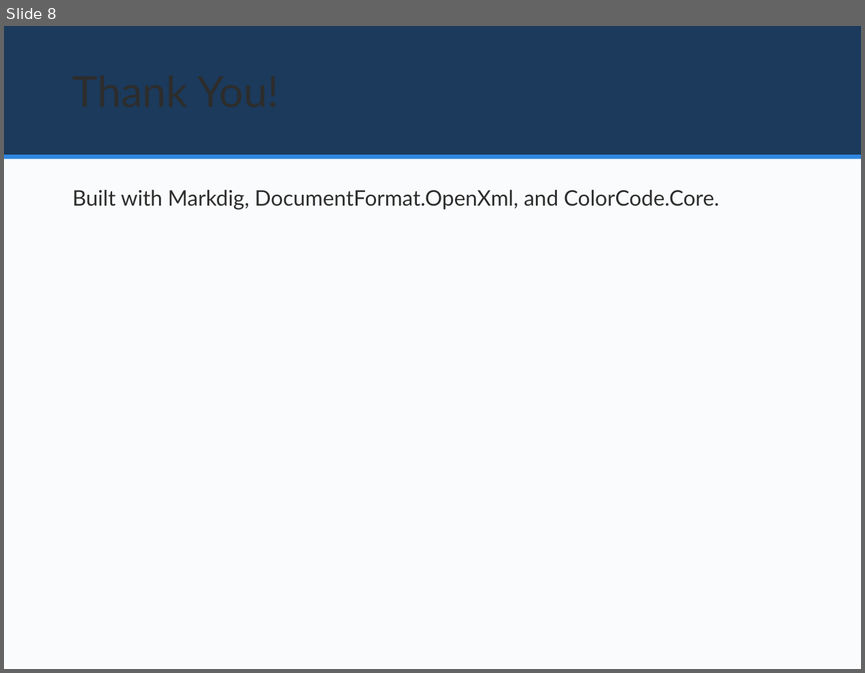
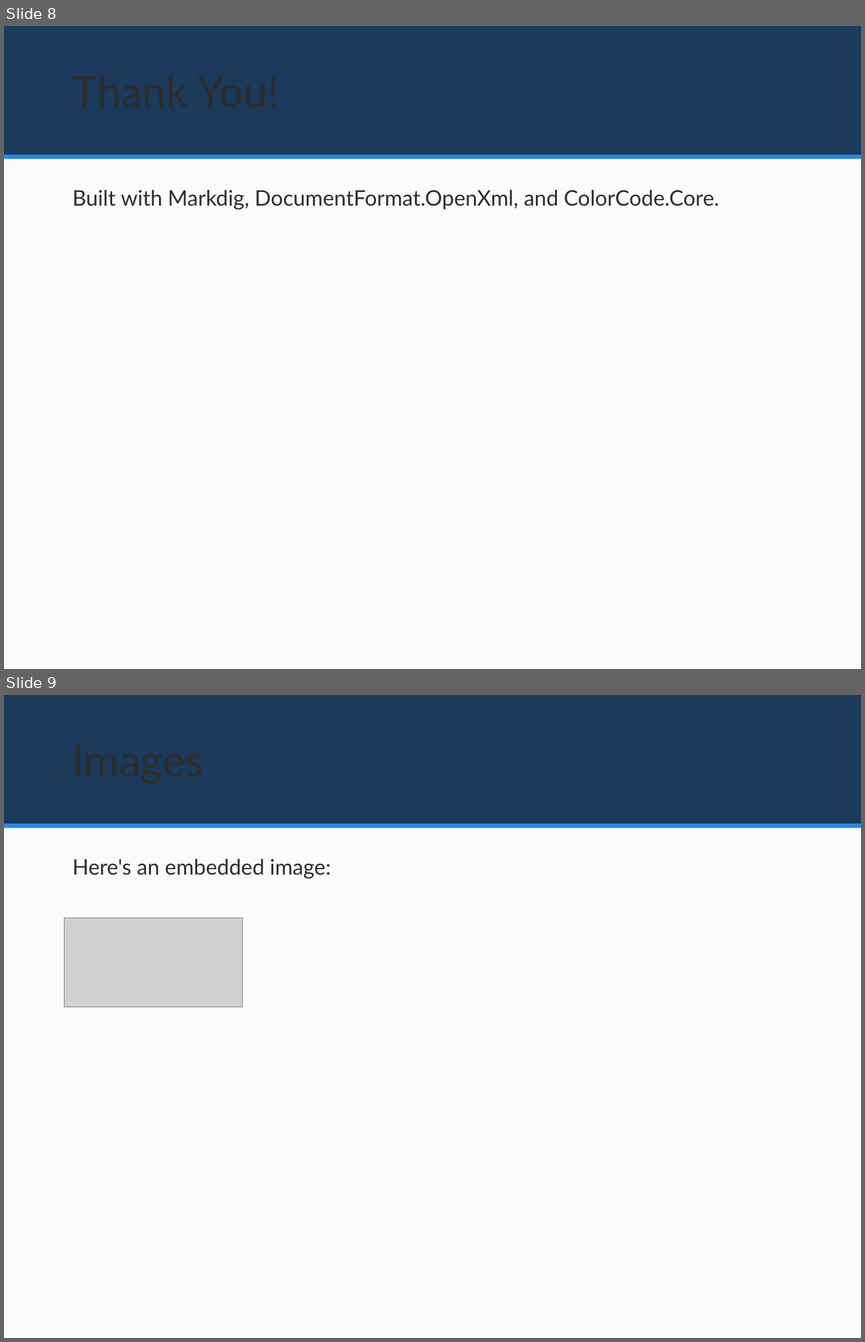
Before and after one commit to spec-works/MarkMyDeck, a slide deck: dotnet/samples/demo.pptx. Shown one above the other, each under a label of ours: slide 8 before the commit, slides 8 and 9 after it. The pictures are 865x673 and 865x1342 pixels, drawn with LibreOffice and Linux fonts; fonts in the diff are those of the drawing; grey boxes stand for pictures. Boxes give left, top, right and bottom in pixels: in the first picture for what was removed or moved away, otherwise in the second. Text is boxed around its words. In the diff, an @@ line names an element or a change of style, - is before the commit and + after.

Commit message:
Add image embedding: reads actual dimensions, scales to fit, supports local and remote images

```diff
--- a/dotnet/samples/demo.pptx
+++ b/dotnet/samples/demo.pptx
@@ slide 9 added at (4,695,861,1338), background #FAFBFC @@
@@ rectangle added at (4,695,861,824), fill #1B3A5C @@
@@ rectangle added at (4,824,861,828), fill #2E86DE @@
@@ text added at (73,859,331,879), 18 pt, text #2D2D2D @@
+Here's an embedded image:
@@ picture added at (64,918,242,1007) @@
```
Also in this commit, not shown: 6 other files.
